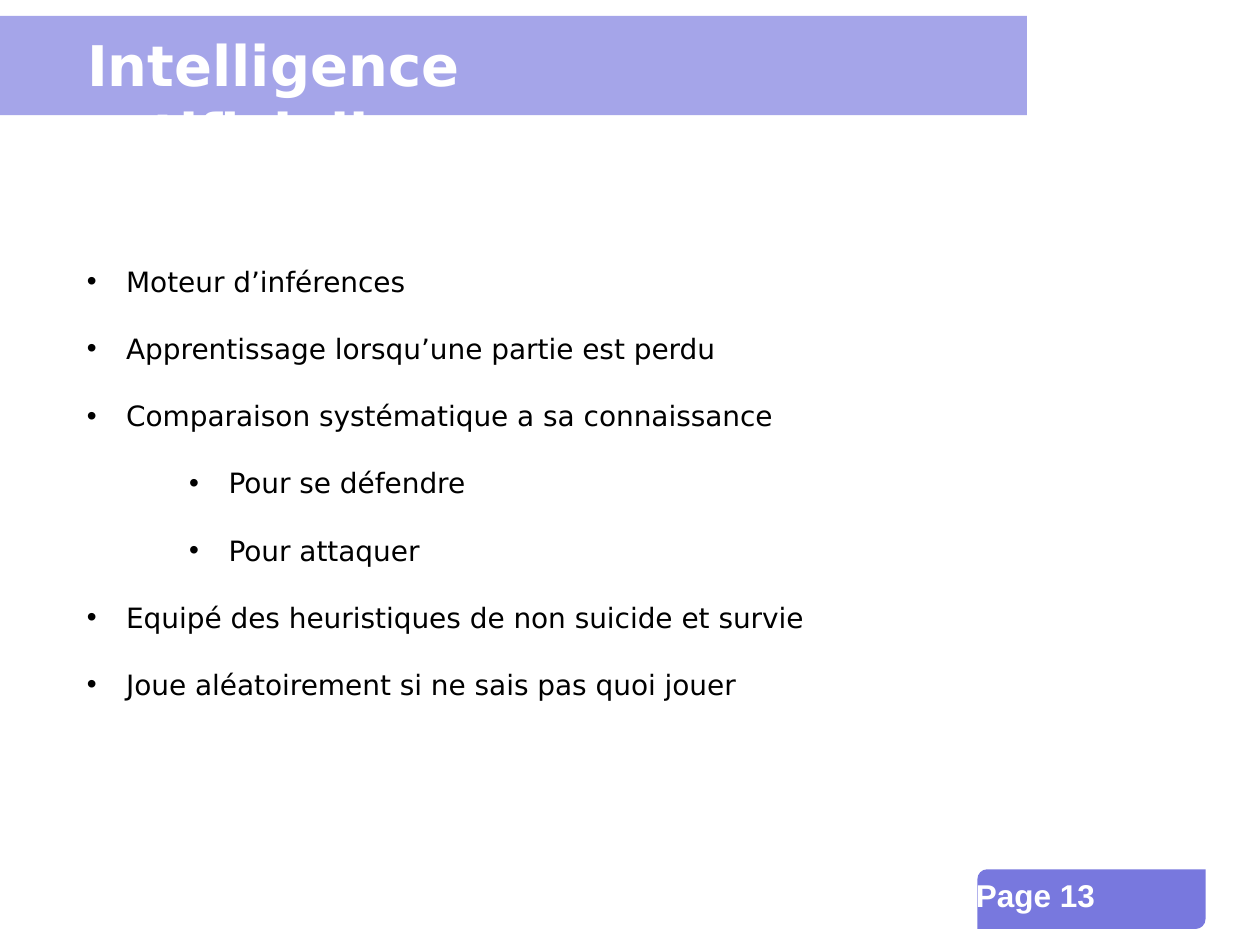
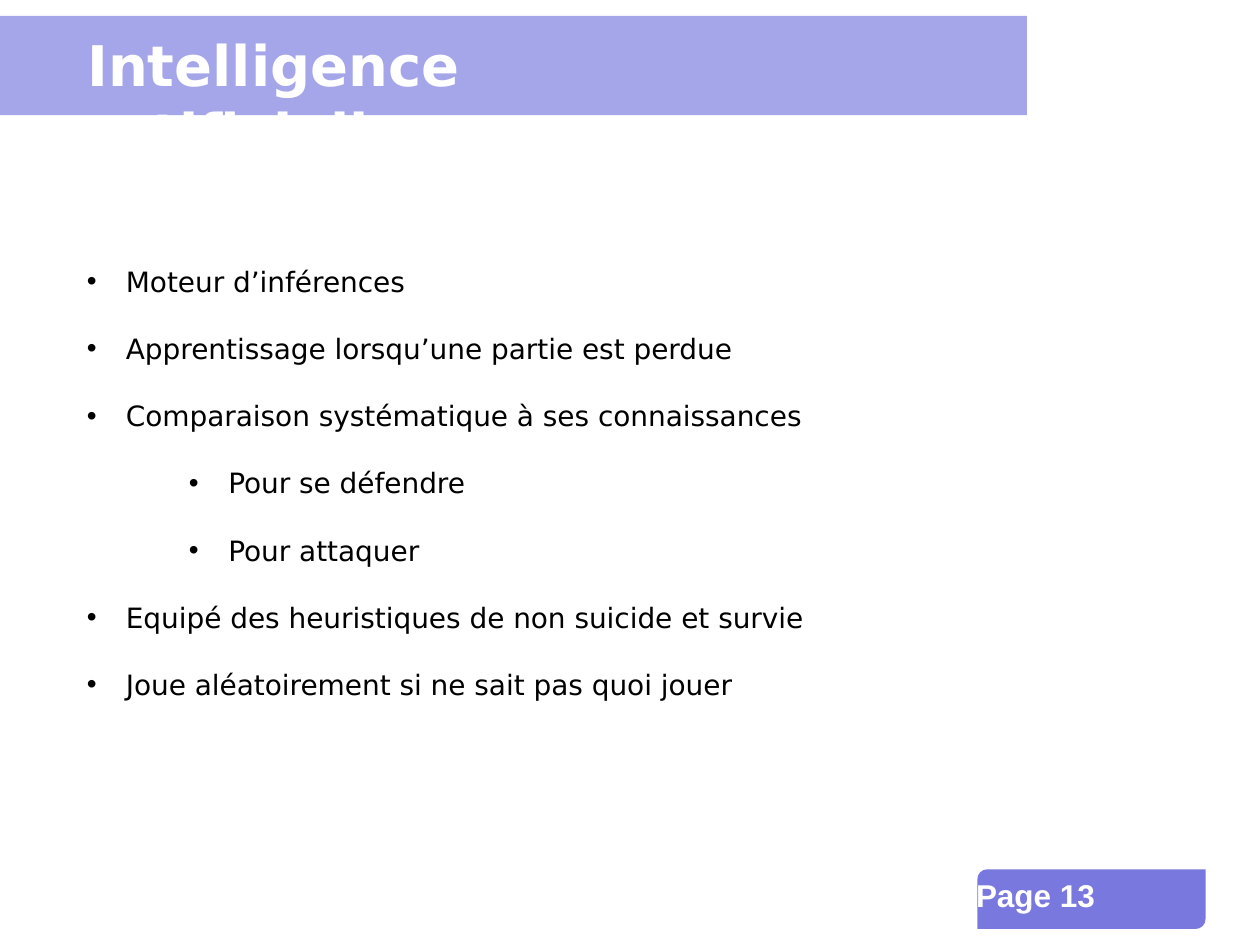
Before and after one commit to INSA-4IF-H4404-2013-2014/Connect-Four, a slide deck: slide 13 of presentation.ppt. Drawn at 1260x945 pixels with LibreOffice and Linux fonts; fonts in the diff are those of the drawing; background and template pictures are left out. Boxes give left, top, right and bottom in pixels: in the first picture for what was removed or moved away, otherwise in the second. Text is boxed around its words. In the diff, an @@ line names an element or a change of style, - is before the commit and + after.

```diff
--- a/presentation.ppt
+++ b/presentation.ppt
@@ text at box(126, 269, 803, 634): indent changed @@
@@ text at box(126, 337, 801, 432): text changed @@
-• Apprentissage lorsqu’une partie est perdu
-• Comparaison systématique a sa connaissance
+• Apprentissage lorsqu’une partie est perdue
+• Comparaison systématique à ses connaissances
@@ text at box(126, 672, 732, 701): text changed @@
-• Joue aléatoirement si ne sais pas quoi jouer
+• Joue aléatoirement si ne sait pas quoi jouer
```
Also in this commit, not shown: 10 other slides changed, 1 other file.
